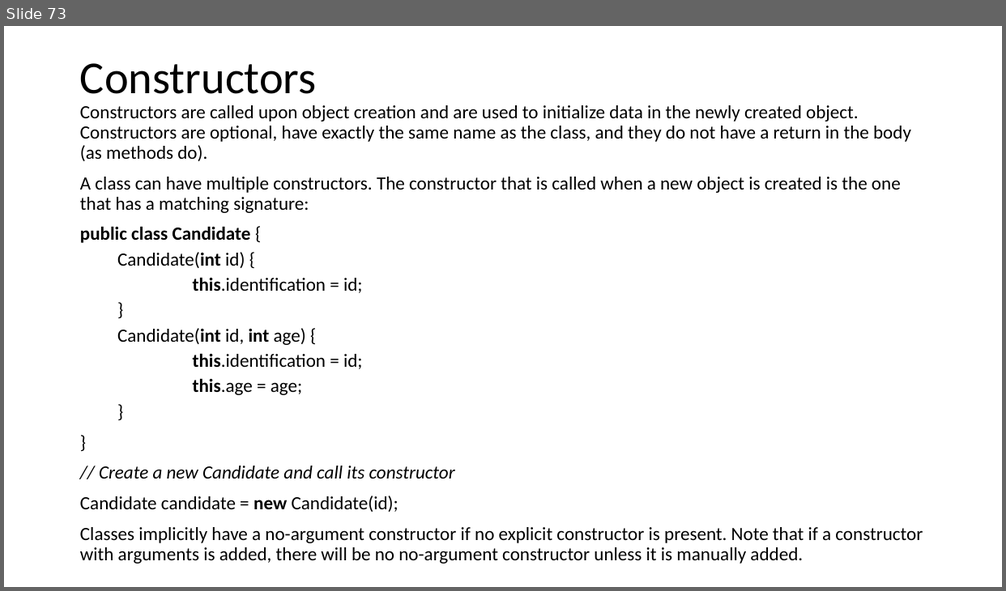
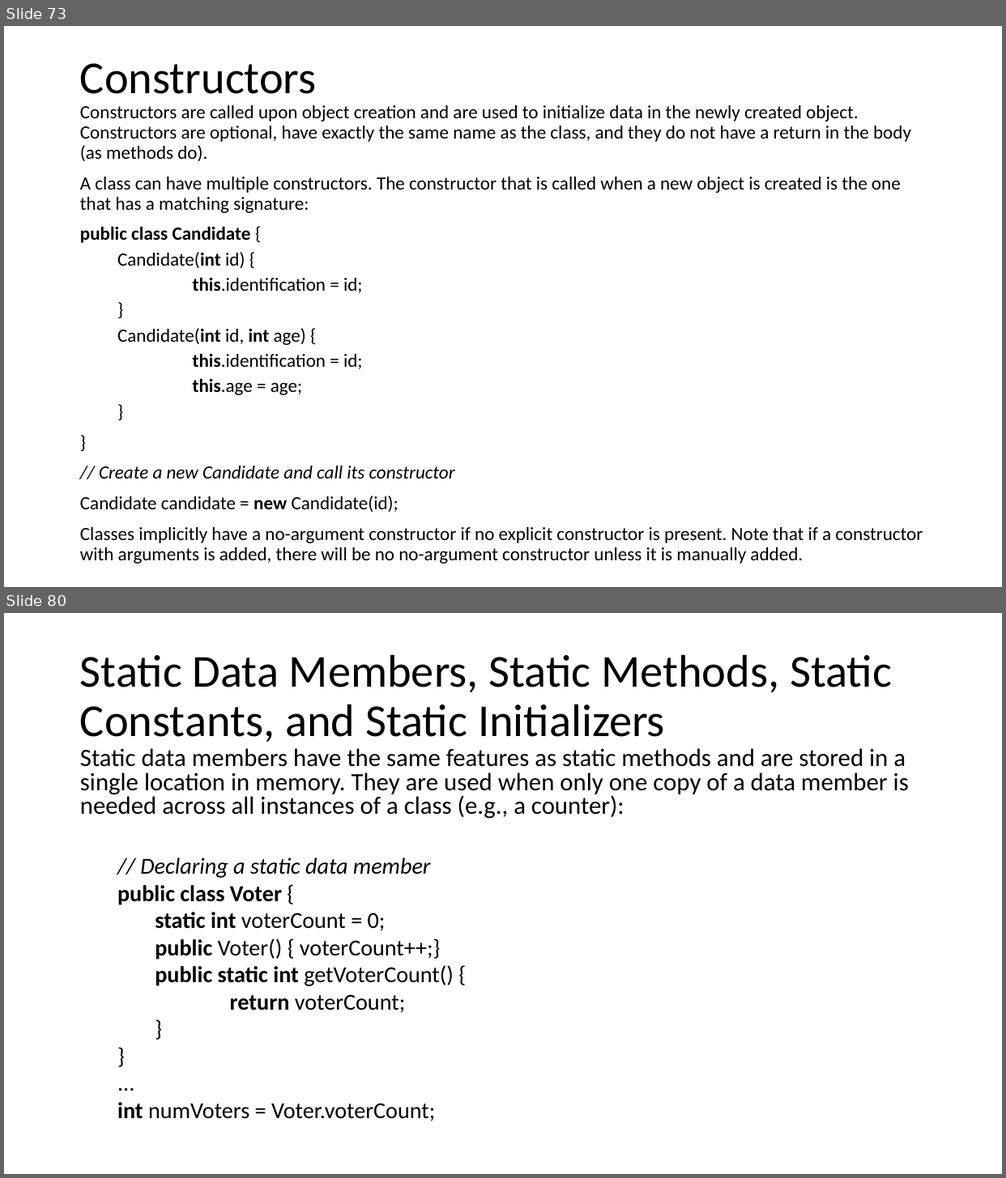
Before and after one commit to VeerababuK/Core-Java, a slide deck: Java Basics.pptx. Shown one above the other, each under a label of ours: slide 73 before the commit, slides 73 and 80 after it; the slides between them are not shown. The pictures are 1006x591 and 1006x1178 pixels, drawn with LibreOffice and Linux fonts; fonts in the diff are those of the drawing. Boxes give left, top, right and bottom in pixels: in the first picture for what was removed or moved away, otherwise in the second. Text is boxed around its words. In the diff, an @@ line names an element or a change of style, - is before the commit and + after.

```diff
--- a/Java Basics.pptx
+++ b/Java Basics.pptx
@@ slide 80 added at box(4, 613, 1002, 1174), background #FFFFFF @@
@@ title added at box(80, 654, 892, 742), 44 pt, text #000000 @@
+Static Data Members, Static Methods, Static Constants, and Static Initializers
@@ text added at box(80, 748, 909, 1122), 24 pt, text #000000 @@
+Static data members have the same features as static methods and are stored in a single location in memory. They are used when only one copy of a data member is needed across all instances of a class (e.g., a counter):
+  // Declaring a static data member
+  public class Voter {
+    static int voterCount = 0;
+    public Voter() { voterCount++;}
+    public static int getVoterCount() {
+    return voterCount;
+    }
+  }
+  ...
+  int numVoters = Voter.voterCount;
```
Also in this commit, not shown: 39 other slides added.
